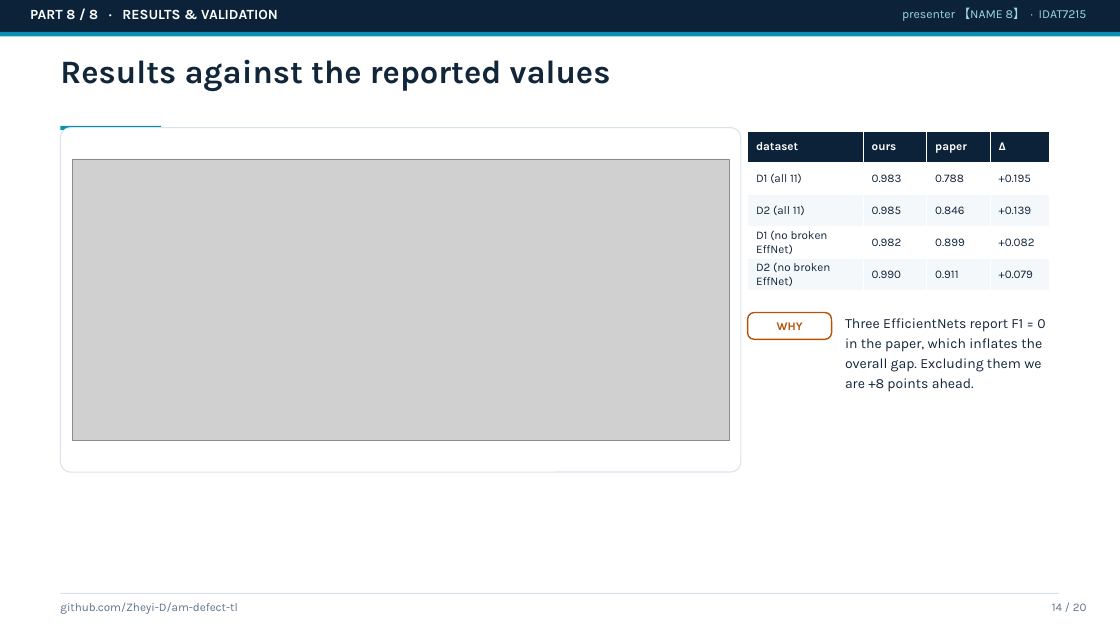
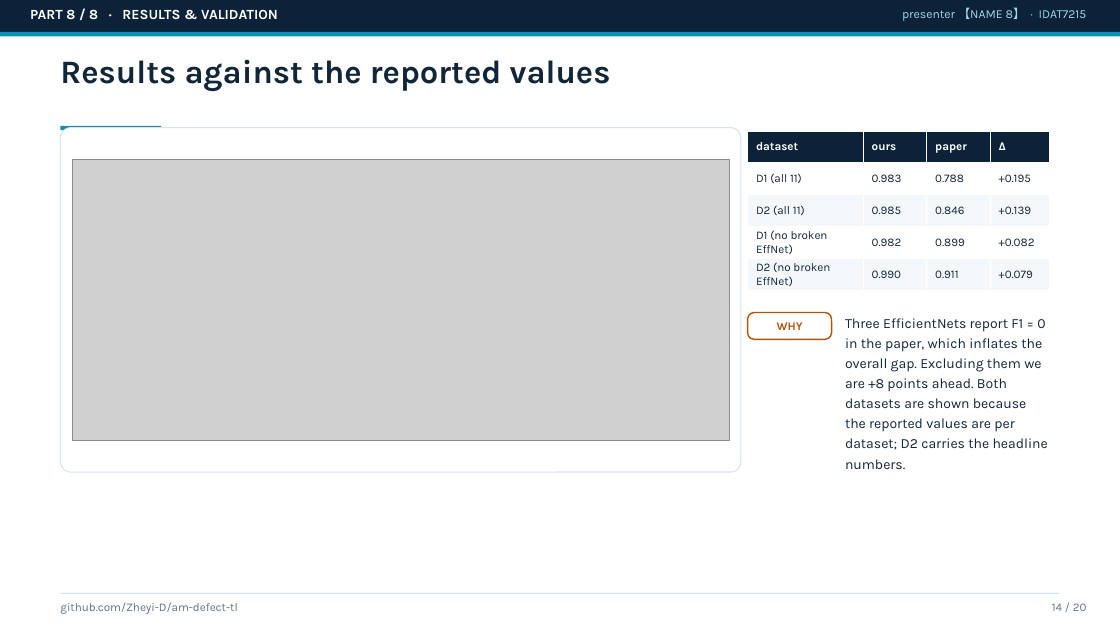
Before and after one commit to Zheyi-D/am-defect-tl, a slide deck: slide 14 of reports/slides_draft.pptx. Drawn at 1120x630 pixels with LibreOffice and Linux fonts; fonts in the diff are those of the drawing; grey boxes stand for pictures. Boxes give left, top, right and bottom in pixels: in the first picture for what was removed or moved away, otherwise in the second. Text is boxed around its words. In the diff, an @@ line names an element or a change of style, - is before the commit and + after.

```diff
--- a/reports/slides_draft.pptx
+++ b/reports/slides_draft.pptx
@@ text at (845,318,1048,469): text changed @@
-Three EfficientNets report F1 = 0 in the paper, which inflates the overall gap. Excluding them we are +8 points ahead.
+Three EfficientNets report F1 = 0 in the paper, which inflates the overall gap. Excluding them we are +8 points ahead. Both datasets are shown because the reported values are per dataset; D2 carries the headline numbers.
```
Also in this commit, not shown: 5 other slides changed, 2 other files.
